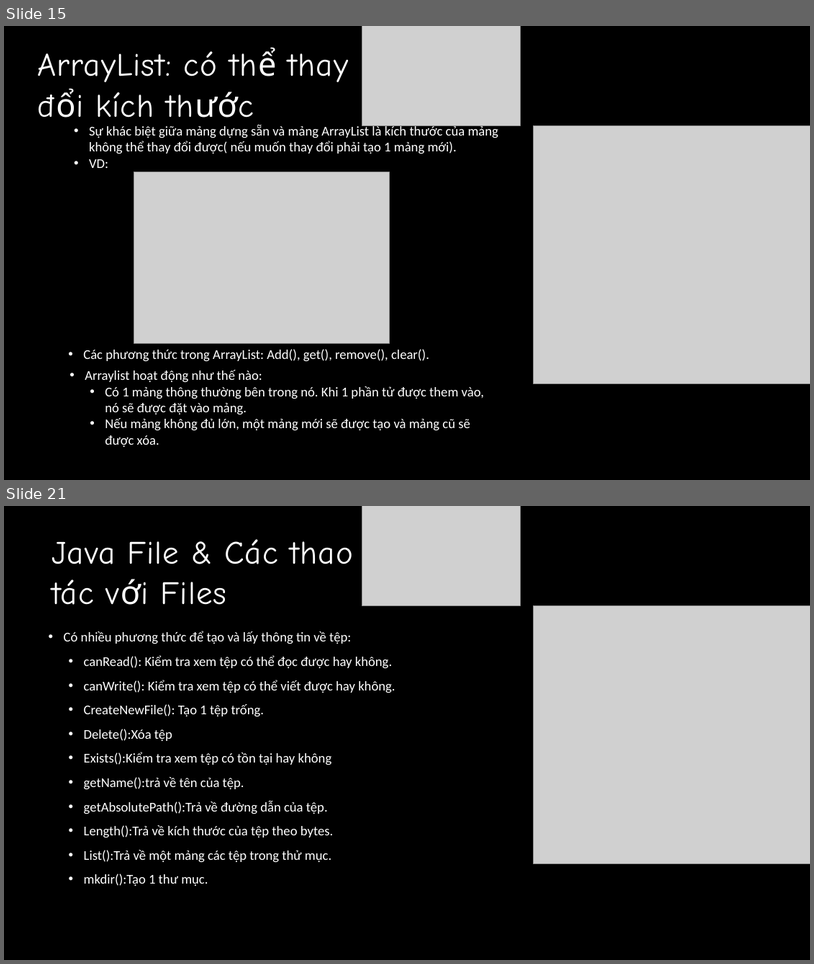
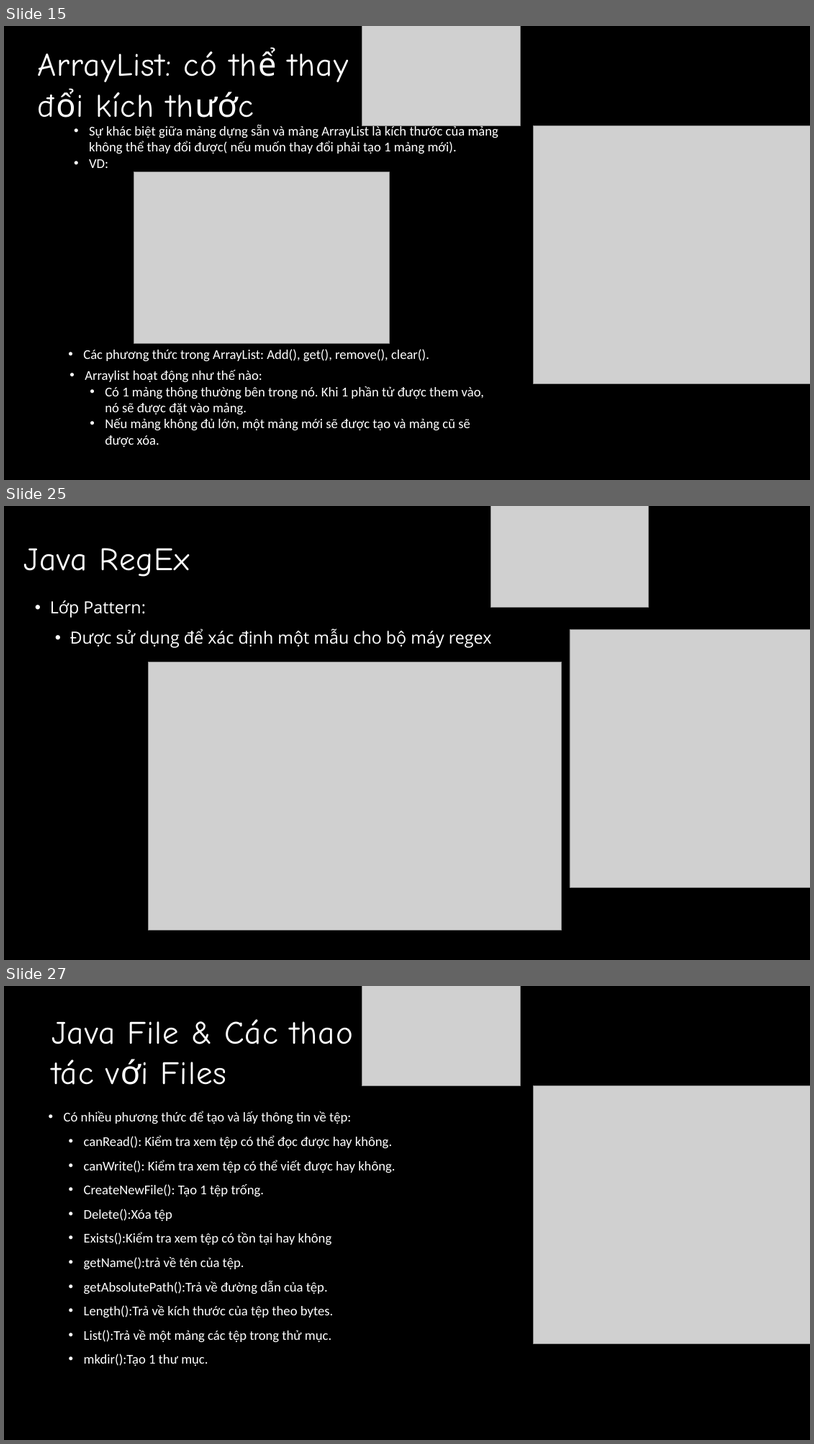
Before and after one commit to QuyetTien1308/intern-nvqtien, a slide deck: baocaotuan1.pptx. Shown one above the other, each under a label of ours: slides 15 and 21 before the commit, slides 15, 25 and 27 after it; the slides between them are not shown. The pictures are 814x964 and 814x1444 pixels, drawn with LibreOffice and Linux fonts; fonts in the diff are those of the drawing; grey boxes stand for pictures. Boxes give left, top, right and bottom in pixels: in the first picture for what was removed or moved away, otherwise in the second. Text is boxed around its words. In the diff, an @@ line names an element or a change of style, - is before the commit and + after.

```diff
--- a/baocaotuan1.pptx
+++ b/baocaotuan1.pptx
@@ slide 25 added at box(4, 506, 810, 960), background #000000 @@
@@ picture added at box(491, 506, 648, 608) @@
@@ text added at box(24, 548, 190, 577), 58 pt, text #FFFFFF @@
+Java RegEx
@@ text added at box(50, 600, 492, 648), 30 pt, text #FFFFFF @@
+• Lớp Pattern:
+  • Được sử dụng để xác định một mẫu cho bộ máy regex
@@ picture added at box(570, 629, 810, 887) @@
@@ picture added at box(148, 662, 561, 930) @@
@@ what was slide 21 is now slide 27 @@
```
Also in this commit, not shown: 6 slides changed, 9 other slides added.
